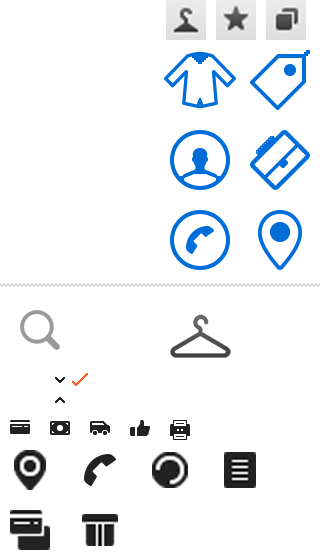
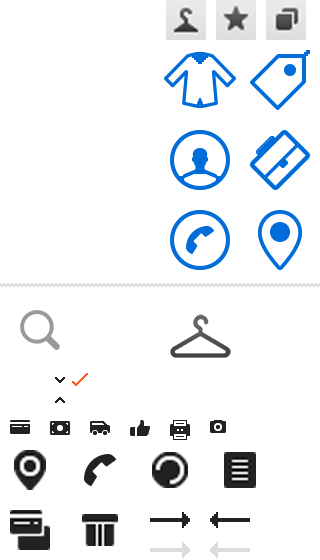
Comparing the layer stacks of the two (320, 560) images. Changes:
added layer "Layer 28" above "Layer 27" over [210, 542, 250, 558]
added layer "Layer 27" above "Layer 26" over [210, 512, 250, 528]
added layer "Layer 26" above "Layer 25" over [150, 542, 190, 558]
added layer "Layer 25" above "Layer 24" over [150, 512, 190, 528]
added layer "Layer 24" above "Layer 22" over [210, 420, 226, 433]
